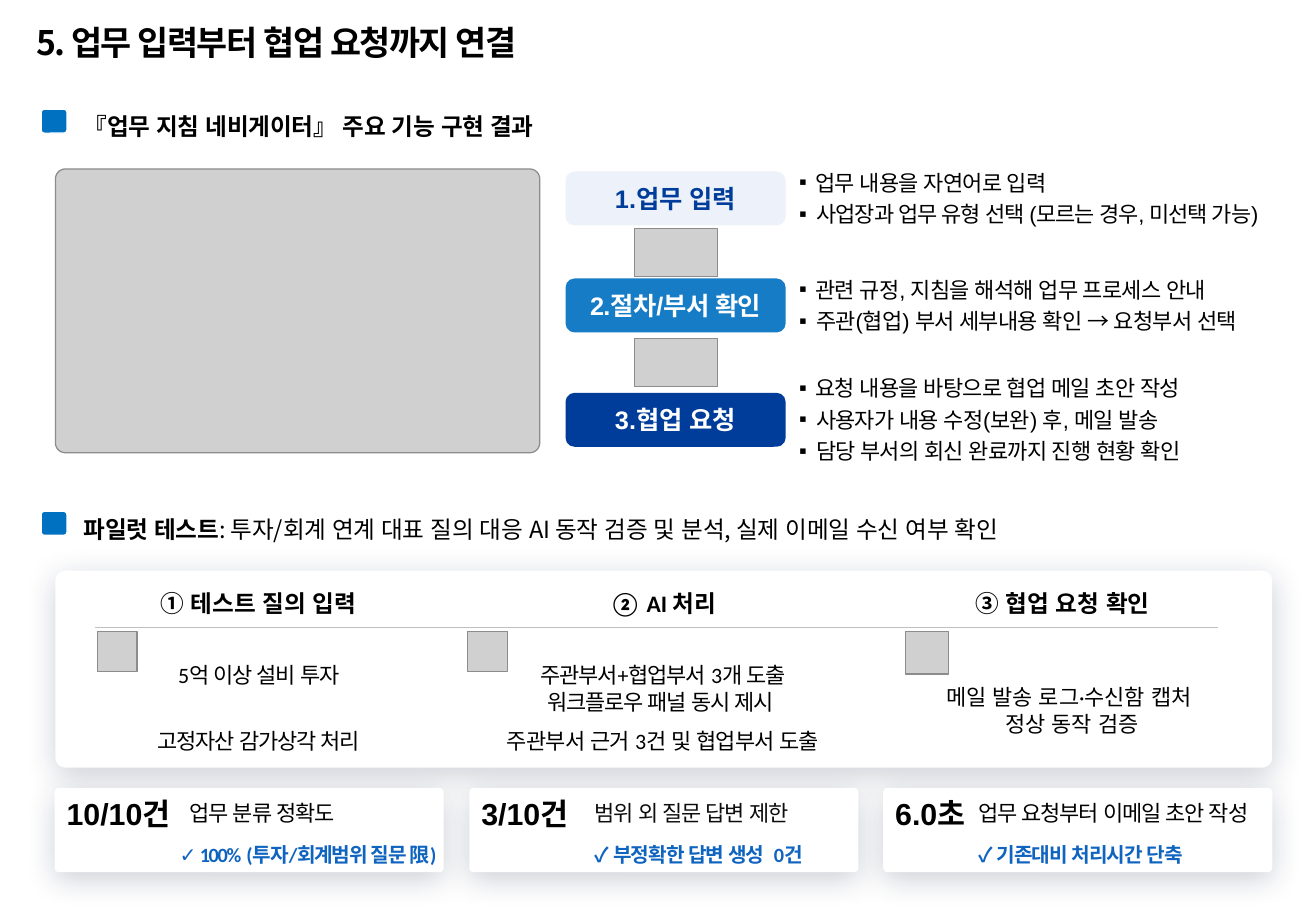
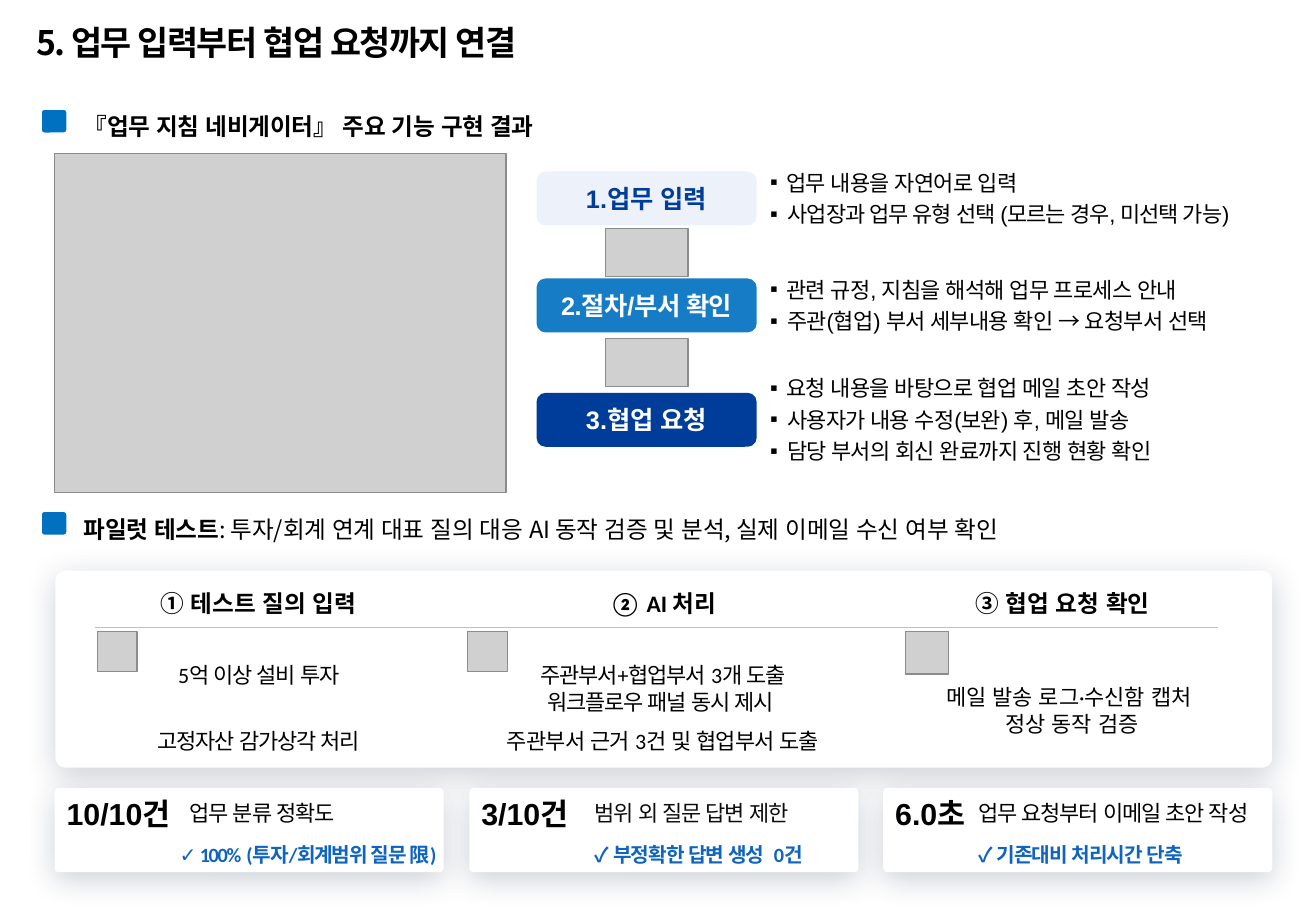
Before and after one commit to temmi81-hue/department-ragas, a slide deck: slide 6 of presentation/260916_AI활용_업무지침네비게이터_5차 수정.pptx. Drawn at 1316x911 pixels with LibreOffice and Linux fonts; fonts in the diff are those of the drawing; grey boxes stand for pictures; background and template pictures are left out. Boxes give left, top, right and bottom in pixels: in the first picture for what was removed or moved away, otherwise in the second. Text is boxed around its words. In the diff, an @@ line names an element or a change of style, - is before the commit and + after.

```diff
--- a/presentation/260916_AI활용_업무지침네비게이터_5차 수정.pptx
+++ b/presentation/260916_AI활용_업무지침네비게이터_5차 수정.pptx
@@ picture resized from (x1=56, y1=169, x2=541, y2=453) to (x1=55, y1=154, x2=507, y2=493) @@
@@ 3 rounded rectangles, 3 texts, 2 pictures moved together from (x1=566, y1=171, x2=1259, y2=461) to (x1=537, y1=171, x2=1230, y2=461) @@
```
Also in this commit, not shown: 17 other files.
